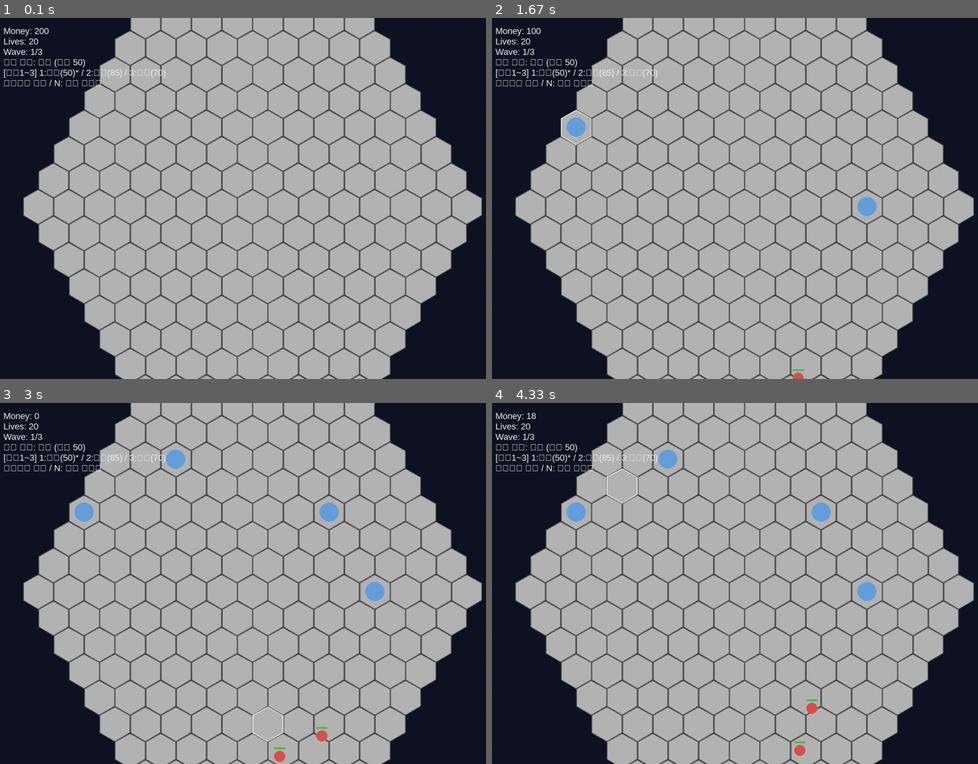
Above: before the commit, frames 1-4 (two rows, left to right).
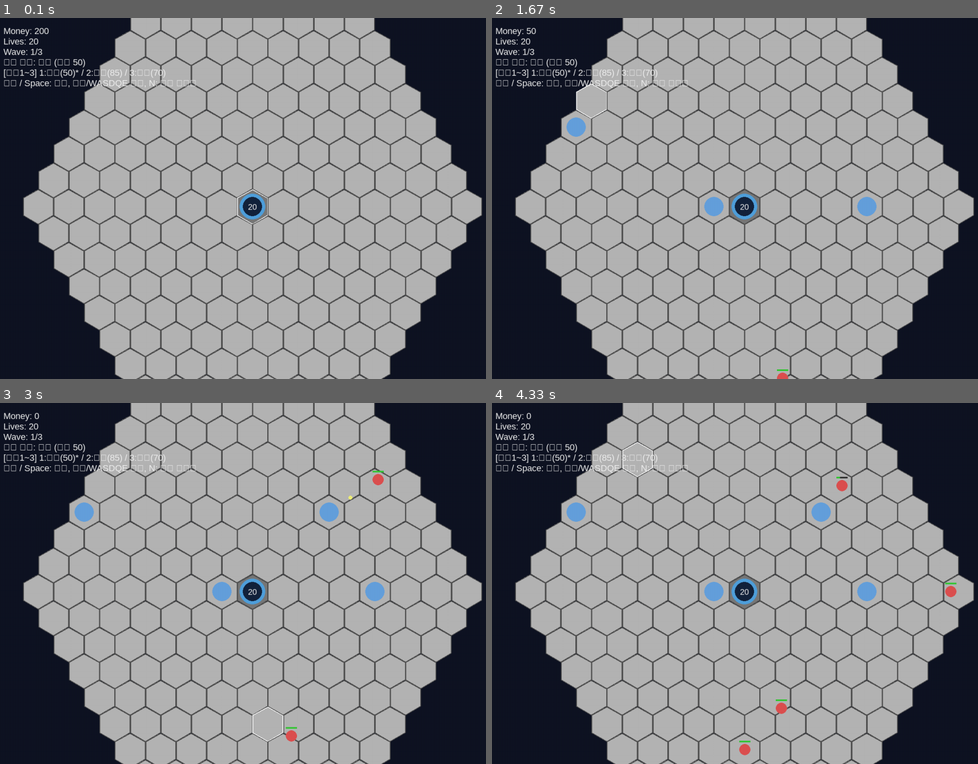
Above: after the commit, the same moments.

Repository: Ahnd6474/Programming2
Game: pygame game, started from Tower Defense/main.py
The game is run twice, just before and just after one commit, with the same random seed, the same clock (stepped at 60 frames per second) and the same inputs.
Inputs (mouse positions are in pixels of both pictures, inside the frame that each line leads up to):
- Up to frame 1 (0.1 s): no input
- Up to frame 2 (1.67 s): hold Right 0.33-0.8 s; move the mouse to (725, 212) at 0.37 s; hold Space 0.83-1.13 s; hold Up 0.83-1.13 s; move the mouse to (603, 209) at 0.87 s; press the mouse at (875, 202) at 1.2 s; move the mouse to (837, 202) at 1.3 s; release the mouse at (798, 198) at 1.43 s; hold Up from 1.5 s (still down); click (579, 129) at 1.58 s; tap E at 1.65 s
- Up to frame 3 (3 s): release Up at 1.8 s; hold D 1.83-2.3 s; click (325, 504) at 1.92 s; hold Left 2.33-2.87 s; click (179, 449) at 2.42 s; hold S from 2.9 s (still down); click (257, 717) at 2.98 s
- Up to frame 4 (4.33 s): tap E at 3.05, 4.22 s; release S at 3.2 s; hold Left 3.23-3.63 s; click (895, 504) at 3.32 s; hold W 3.67-4.03 s; click (700, 467) at 3.75 s; hold Right from 4.07 s (still down); click (618, 489) at 4.15 s

The runs differ from the first frame. In frame 1, 0.7% of the frame differs, in the area x 3-56%, y 17-58%; in frame 2, 1.1%; in frame 3, 1.3%; in frame 4, 1.6%, in the area x 3-96%, y 2-98%.

Commit message:
Add visible home base and keyboard controls

Diff:
--- a/Tower Defense/main.py
+++ b/Tower Defense/main.py
@@ -50,10 +50,17 @@
 
 
 class HexMap:
-    def __init__(self, radius: int, hex_size: float, origin: Tuple[int, int]):
+    def __init__(
+        self,
+        radius: int,
+        hex_size: float,
+        origin: Tuple[int, int],
+        base_coord: Tuple[int, int] = (0, 0),
+    ):
         self.radius = radius
         self.hex_size = hex_size
         self.origin = origin
+        self.base_coord = base_coord
         self.tiles: Dict[Tuple[int, int], Tile] = {}
         self.border_coords: List[Tuple[int, int]] = []
         self.generate_hex_grid()
@@ -92,6 +99,8 @@
                     coord = (q, r)
                     center = self.axial_to_pixel(coord)
                     self.tiles[coord] = Tile(coord=coord, center=center)
+        if self.base_coord in self.tiles:
+            self.tiles[self.base_coord].buildable = False
         self.border_coords = [
             coord
             for coord in self.tiles
@@ -129,11 +138,11 @@
             results.append(self.cube_to_axial(self.cube_round(x, y, z)))
         return results
 
-    def random_path_points(self) -> List[Tuple[float, float]]:
-        if len(self.border_coords) < 2:
+    def path_from_border_to_base(self) -> List[Tuple[float, float]]:
+        if not self.border_coords or self.base_coord not in self.tiles:
             return []
-        start, end = random.sample(self.border_coords, 2)
-        coords = self.axial_line(start, end)
+        start = random.choice(self.border_coords)
+        coords = self.axial_line(start, self.base_coord)
         return [self.tiles[coord].center for coord in coords if coord in self.tiles]
 
     def get_tile_at_pixel(self, x: float, y: float) -> Optional[Tile]:
@@ -372,7 +381,7 @@
             self.active = False
 
     def spawn_enemy(self, game: "Game", entry: WaveEntry) -> None:
-        path = game.hex_map.random_path_points()
+        path = game.hex_map.path_from_border_to_base()
         if len(path) < 2:
             return
         enemy_type = game.enemy_types[entry.enemy_type]
@@ -380,6 +389,23 @@
         enemy.game = game
         game.enemies.add(enemy)
         self.spawned_in_entry += 1
+
+
+class HomeBase:
+    def __init__(self, tile: Tile):
+        self.tile = tile
+        self.radius = 32
+        self.font = pygame.font.SysFont(FONT_NAME, 20)
+
+    def draw(self, surface: pygame.Surface, lives: int) -> None:
+        center = self.tile.center
+        outer_color = (80, 160, 220)
+        inner_color = (20, 35, 60)
+        pygame.draw.circle(surface, outer_color, center, self.radius)
+        pygame.draw.circle(surface, inner_color, center, self.radius - 8)
+        text = self.font.render(str(max(lives, 0)), True, (240, 240, 240))
+        text_rect = text.get_rect(center=center)
+        surface.blit(text, text_rect)
 
 
 class Game:
@@ -412,7 +438,8 @@
                 WaveEntry("tank", 6, 1.2),
             ]),
         ])
-        self.selected_tile: Optional[Tile] = None
+        self.home_base = HomeBase(self.hex_map.tiles[self.hex_map.base_coord])
+        self.selected_tile: Optional[Tile] = self.hex_map.tiles.get(self.hex_map.base_coord)
         self.running = True
         self.wave_manager.start_next_wave()
 
@@ -438,10 +465,39 @@
             elif event.type == pygame.KEYDOWN:
                 if event.key == pygame.K_n:
                     self.wave_manager.start_next_wave()
+                elif event.key in (pygame.K_SPACE, pygame.K_RETURN):
+                    if self.selected_tile:
+                        self.try_build_tower(self.selected_tile)
                 elif pygame.K_1 <= event.key <= pygame.K_9:
                     index = event.key - pygame.K_1
                     if index < len(self.tower_keys):
                         self.selected_tower_key = self.tower_keys[index]
+                else:
+                    self.handle_keyboard_selection(event.key)
+
+    def handle_keyboard_selection(self, key: int) -> None:
+        if not self.selected_tile:
+            self.selected_tile = self.hex_map.tiles.get(self.hex_map.base_coord)
+            return
+        axial_moves = {
+            pygame.K_UP: (0, -1),
+            pygame.K_DOWN: (0, 1),
+            pygame.K_LEFT: (-1, 0),
+            pygame.K_RIGHT: (1, 0),
+            pygame.K_w: (0, -1),
+            pygame.K_s: (0, 1),
+            pygame.K_a: (-1, 0),
+            pygame.K_d: (1, 0),
+            pygame.K_q: (-1, 1),
+            pygame.K_e: (1, -1),
+        }
+        if key not in axial_moves:
+            return
+        dq, dr = axial_moves[key]
+        coord = self.selected_tile.coord
+        new_coord = (coord[0] + dq, coord[1] + dr)
+        if new_coord in self.hex_map.tiles:
+            self.selected_tile = self.hex_map.tiles[new_coord]
 
     def try_build_tower(self, tile: Tile) -> None:
         if not tile.buildable or tile.tower is not None:
@@ -466,6 +522,7 @@
     def draw(self) -> None:
         self.screen.fill((15, 20, 35))
         self.hex_map.draw(self.screen, self.selected_tile)
+        self.home_base.draw(self.screen, self.lives)
         self.towers.draw(self.screen)
         self.enemies.draw(self.screen)
         self.projectiles.draw(self.screen)
@@ -489,7 +546,7 @@
             f"Wave: {wave_current}/{wave_total}",
             f"선택 타워: {selected_type.name} (비용 {selected_type.cost})",
             f"[숫자1~{len(self.tower_keys)}] {tower_text}",
-            "클릭으로 건설 / N: 다음 웨이브",
+            "클릭 / Space: 건설, 화살/WASDQE 이동, N: 다음 웨이브",
         ]
         for i, text in enumerate(texts):
             label = self.font.render(text, True, (240, 240, 240))
